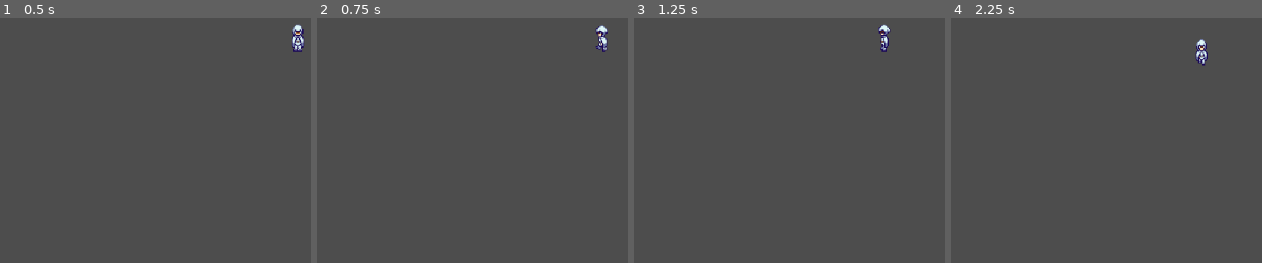
Above: before the commit, frames 1-4 (left to right).
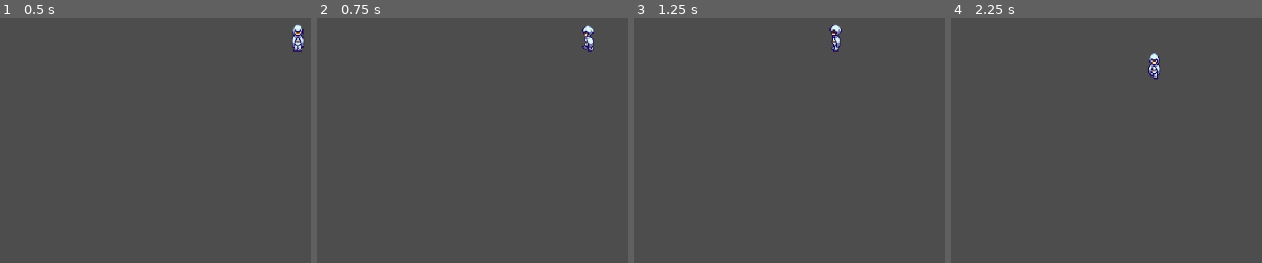
Above: after the commit, the same moments.

Repository: OneMapleLeaf/godot_finals_project
Game: Godot game, scene res://world.tscn
The game is run twice, just before and just after one commit, with the same random seed, the same clock (stepped at 60 frames per second) and the same inputs.
Inputs:
- Up to frame 1 (0.5 s): no input
- Up to frame 2 (0.75 s): tap Enter at 0.5 s; hold A (A) from 0.53 s (still down)
- Up to frame 3 (1.25 s): keep holding A (A)
- Up to frame 4 (2.25 s): tap Space at 1.25 s; release A (A) at 1.28 s; tap D (D) at 1.35 s; tap Enter at 2 s; hold S (S) from 2.03 s (still down)

Frame 1 is identical in both runs. In frame 2, 0.6% of the frame differs, in the area x 85-94%, y 2-14%; in frame 3, 0.6%; in frame 4, 0.7%, in the area x 63-83%, y 8-25%.

Commit message:
returned character speed to original value

Diff:
--- a/player_character.gd
+++ b/player_character.gd
@@ -1,6 +1,6 @@
 extends CharacterBody2D
 
-var speed = 100
+var speed = 200
 var isWalking
 # Called every frame. 'delta' is the elapsed time since the previous frame.
 func _process(delta: float) -> void:
